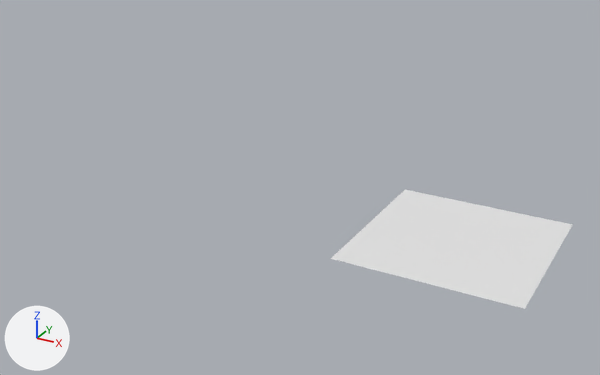
The glTF model gametest1.gltf: old version first, new version second.
Before and after are seen from a camera (50 mm lens) standing at (2.35, -7.74, 4.09) and looking at (-1.97, 0.11, 0.16). The lights are fixed; the arrows at lower left show +X, +Y and +Z.

Names of what the first picture shows: 'a1', 'a2', 'a3', 'b1', 'b2', 'b3', 'c1', 'c2', 'c3'.
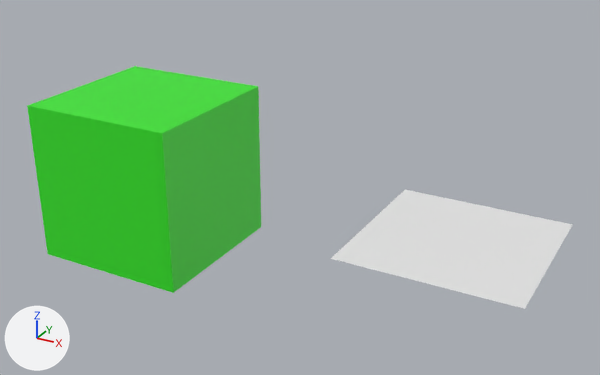
Location of each change, [x1, y1, x2, y2] in pixels of the pictures (600 x 375 px):
'1', added (green)
    after: [27, 66, 261, 293]

The change in detail:
Material 'Material.002' (mat_material_002) is new.
Its base color is (0.0341, 0.8, 0.0183) (green #34e725).
Mesh me_cube_001 is new.
It is a box spanning x -1.0..1.0, y -1.0..1.0, z -1.0..1.0.
It uses material mat_material_002 (green #34e725).
Object '1' (ob_1) is new; it shows me_cube_001.
Its location is (-4.062, 0.0, 0.0).
